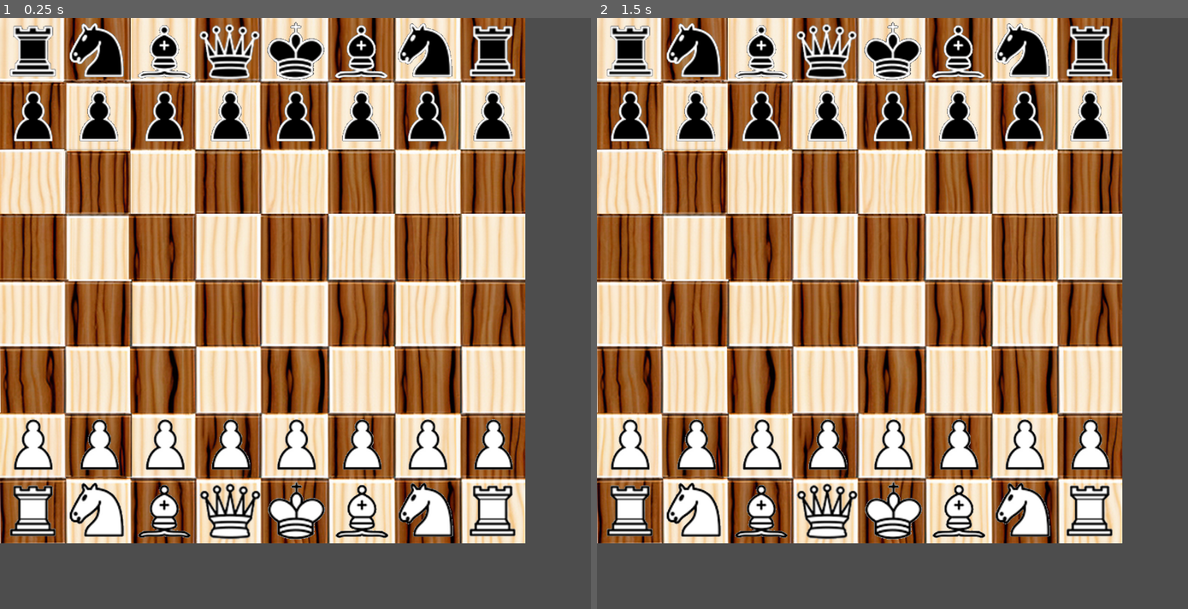
Above: before the commit, frames 1-2 (left to right).
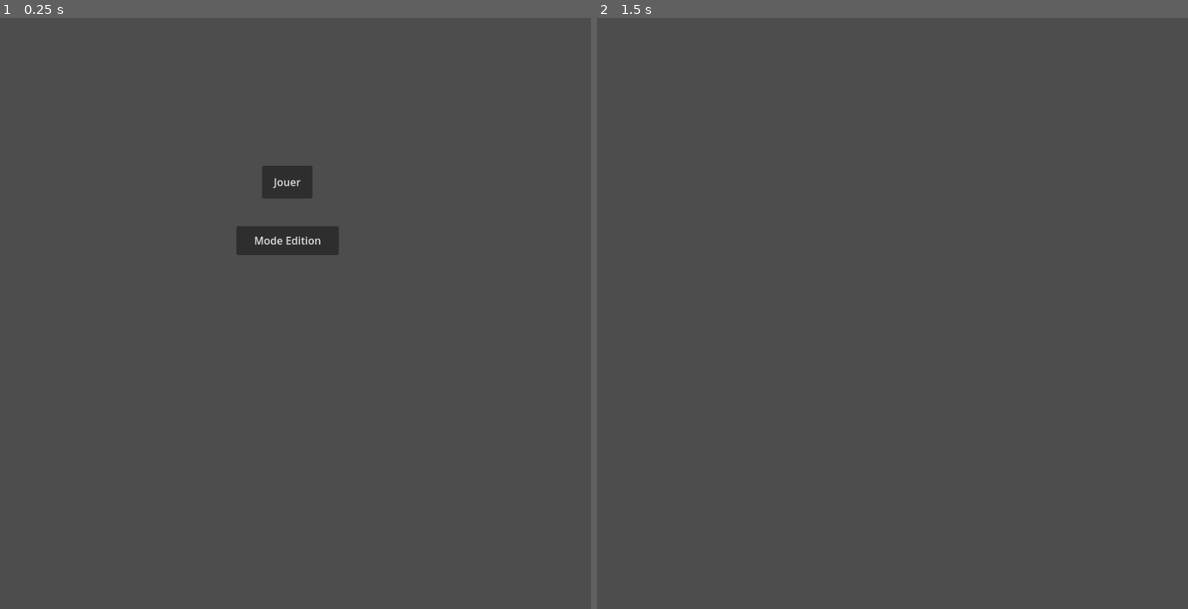
Above: after the commit, the same moments.

Repository: FabriceValmont/ChessGame-in-Godot4
Game: Godot game, scene res://Scene/menu.tscn
The game is run twice, just before and just after one commit, with the same random seed, the same clock (stepped at 60 frames per second) and the same inputs. Before the commit the project starts from res://Scene/chess_board.tscn.
Inputs (mouse positions are in pixels of both pictures, inside the frame that each line leads up to):
- Up to frame 1 (0.25 s): no input
- Up to frame 2 (1.5 s): click (886, 242) at 0.5 s, where only the run after the commit has a clickable "Mode Edition"; tap Enter at 1.25 s; move the mouse to (1022, 283) at 1.27 s; hold Shift from 1.28 s (still down); click (1022, 283) at 1.42 s

The runs differ from the first frame. In frame 1, 78% of the frame differs, in the area x 0-89%, y 0-89%; in frame 2, 78%.

Commit message:
Début du menu

Diff:
--- /dev/null
+++ b/Scene/editorMod.tscn
@@ -0,0 +1,3 @@
+[gd_scene format=3 uid="uid://i6f6crv5h1b"]
+
+[node name="editorMod" type="Node2D"]
--- a/Scene/menu.tscn
+++ b/Scene/menu.tscn
@@ -1,8 +1,27 @@
 [gd_scene load_steps=2 format=3 uid="uid://b7lv6c8fb23jq"]
 
-[ext_resource type="PackedScene" uid="uid://dk1owigwb56dl" path="res://Scene/chess_board.tscn" id="1_8uy78"]
+[ext_resource type="Script" path="res://Script/menu.gd" id="1_1csow"]
 
-[node name="Menu" type="Node2D"]
+[node name="Menu" type="Control"]
+layout_mode = 3
+size_flags_horizontal = 4
+script = ExtResource("1_1csow")
 
-[node name="ChessBoard" parent="." instance=ExtResource("1_8uy78")]
-position = Vector2(50, 50)
+[node name="Play" type="Button" parent="."]
+layout_mode = 0
+offset_left = 399.0
+offset_top = 225.0
+offset_right = 476.0
+offset_bottom = 275.0
+text = "Jouer"
+
+[node name="EditorMod" type="Button" parent="."]
+layout_mode = 0
+offset_left = 360.0
+offset_top = 317.0
+offset_right = 516.0
+offset_bottom = 361.0
+text = "Mode Edition"
+
+[connection signal="pressed" from="Play" to="." method="_on_play_pressed"]
+[connection signal="pressed" from="EditorMod" to="." method="_on_editor_mod_pressed"]
--- /dev/null
+++ b/Script/menu.gd
@@ -0,0 +1,18 @@
+extends Control
+
+# Called when the node enters the scene tree for the first time.
+func _ready():
+	pass # Replace with function body.
+
+
+# Called every frame. 'delta' is the elapsed time since the previous frame.
+func _process(delta):
+	pass
+
+
+func _on_play_pressed():
+	get_tree().change_scene_to_file("res://Scene/chess_board.tscn")
+
+
+func _on_editor_mod_pressed():
+	get_tree().change_scene_to_file("res://Scene/editorMod.tscn")
--- a/Script/variable_global.gd
+++ b/Script/variable_global.gd
@@ -367,17 +367,18 @@
 
 func enPassantFinish():
 	print("Enter in enPassantFinish")
-	var numberOfChildren = get_node("/root/ChessBoard").get_child_count()
-
-	for f in range(numberOfChildren):
-		var piece = get_node("/root/ChessBoard").get_child(f)
-		var pieceName = piece.get_name()
-		if turnWhite == true:
-			if pieceName.begins_with("PawnWhite"):
-				piece.enPassant = false
-		elif turnWhite == false:
-			if pieceName.begins_with("PawnBlack"):
-				piece.enPassant = false
+	if get_node("/root/ChessBoard") != null:
+		var numberOfChildren = get_node("/root/ChessBoard").get_child_count()
+
+		for f in range(numberOfChildren):
+			var piece = get_node("/root/ChessBoard").get_child(f)
+			var pieceName = piece.get_name()
+			if turnWhite == true:
+				if pieceName.begins_with("PawnWhite"):
+					piece.enPassant = false
+			elif turnWhite == false:
+				if pieceName.begins_with("PawnBlack"):
+					piece.enPassant = false
 
 func findAttackerDirectionRow(chessBoard,kingNode,piece1,piece2):
 	var directions = ["Haut", "Bas", "Droite", "Gauche"]
@@ -1113,48 +1114,49 @@
 		print("stalemate: ", stalemate)
 
 func verificationCheckAndCheckmate():
-	var KingWhite = get_node("/root/ChessBoard/KingWhite")
-	var KingBlack = get_node("/root/ChessBoard/KingBlack")
-
-	print("Enter in verificationCheckAndCheckmate")
-	if turnWhite == true:
-		if attackPieceWhiteOnTheChessboard[KingBlack.i][KingBlack.j] == 0:
-			checkBlack = false
-			pieceProtectTheKing = false
-		if attackPieceBlackOnTheChessboard[KingWhite.i][KingWhite.j] >= 1:
-			checkWhite = true
-
-			checkingDirectionOfAttack(chessBoard,KingWhite,"KnightBlack","BishopBlack","RookBlack","QueenBlack","KingBlack")
-			print("directionOfAttack: ",directionOfAttack)
-
-			verificationDefenderAllAttack("KnightWhite","BishopWhite","RookWhite","QueenWhite","KingWhite")
-
-			checkmateKing("PawnWhite","KnightWhite","BishopWhite","RookWhite","QueenWhite",KingWhite,attackPieceBlackOnTheChessboard)
-
-			if threatened == true:
-				checkmate = true
-				print("Echec et mat pour le roi blanc")
-
-		print("King White check: ", checkWhite)
-		print("King Black check: ", checkBlack)
-
-	else:
-		if attackPieceBlackOnTheChessboard[KingWhite.i][KingWhite.j] == 0:
-			checkWhite = false
-			pieceProtectTheKing = false
-		if attackPieceWhiteOnTheChessboard[KingBlack.i][KingBlack.j] >= 1:
-			checkBlack = true
-
-			checkingDirectionOfAttack(chessBoard,KingBlack,"KnightWhite","BishopWhite","RookWhite","QueenWhite","KingWhite")
-			print("directionOfAttack: ",directionOfAttack)
-
-			verificationDefenderAllAttack("KnightBlack","BishopBlack","RookBlack","QueenBlack","KingBlack")
-
-			checkmateKing("PawnBlack","KnightBlack","BishopBlack","RookBlack","QueenBlack",KingBlack,attackPieceWhiteOnTheChessboard)
-
-			if threatened == true:
-				checkmate = true
-				print("Echec et mat pour le roi noir")
-
-		print("King White check: ", checkWhite)
-		print("King Black check: ", checkBlack)
+	if get_node("/root/ChessBoard/KingWhite") != null:
+		var KingWhite = get_node("/root/ChessBoard/KingWhite")
+		var KingBlack = get_node("/root/ChessBoard/KingBlack")
+
+		print("Enter in verificationCheckAndCheckmate")
+		if turnWhite == true:
+			if attackPieceWhiteOnTheChessboard[KingBlack.i][KingBlack.j] == 0:
+				checkBlack = false
+				pieceProtectTheKing = false
+			if attackPieceBlackOnTheChessboard[KingWhite.i][KingWhite.j] >= 1:
+				checkWhite = true
+
+				checkingDirectionOfAttack(chessBoard,KingWhite,"KnightBlack","BishopBlack","RookBlack","QueenBlack","KingBlack")
+				print("directionOfAttack: ",directionOfAttack)
+
+				verificationDefenderAllAttack("KnightWhite","BishopWhite","RookWhite","QueenWhite","KingWhite")
+
+				checkmateKing("PawnWhite","KnightWhite","BishopWhite","RookWhite","QueenWhite",KingWhite,attackPieceBlackOnTheChessboard)
+
+				if threatened == true:
+					checkmate = true
+					print("Echec et mat pour le roi blanc")
+
+			print("King White check: ", checkWhite)
+			print("King Black check: ", checkBlack)
+
+		else:
+			if attackPieceBlackOnTheChessboard[KingWhite.i][KingWhite.j] == 0:
+				checkWhite = false
+				pieceProtectTheKing = false
+			if attackPieceWhiteOnTheChessboard[KingBlack.i][KingBlack.j] >= 1:
+				checkBlack = true
+
+				checkingDirectionOfAttack(chessBoard,KingBlack,"KnightWhite","BishopWhite","RookWhite","QueenWhite","KingWhite")
+				print("directionOfAttack: ",directionOfAttack)
+
+				verificationDefenderAllAttack("KnightBlack","BishopBlack","RookBlack","QueenBlack","KingBlack")
+
+				checkmateKing("PawnBlack","KnightBlack","BishopBlack","RookBlack","QueenBlack",KingBlack,attackPieceWhiteOnTheChessboard)
+
+				if threatened == true:
+					checkmate = true
+					print("Echec et mat pour le roi noir")
+
+			print("King White check: ", checkWhite)
+			print("King Black check: ", checkBlack)
--- a/project.godot
+++ b/project.godot
@@ -11,7 +11,7 @@
 [application]
 
 config/name="GodsChess_PC"
-run/main_scene="res://Scene/chess_board.tscn"
+run/main_scene="res://Scene/menu.tscn"
 config/features=PackedStringArray("4.1", "Forward Plus")
 config/icon="res://Sprite/Logo_GodsChess.png"
 
